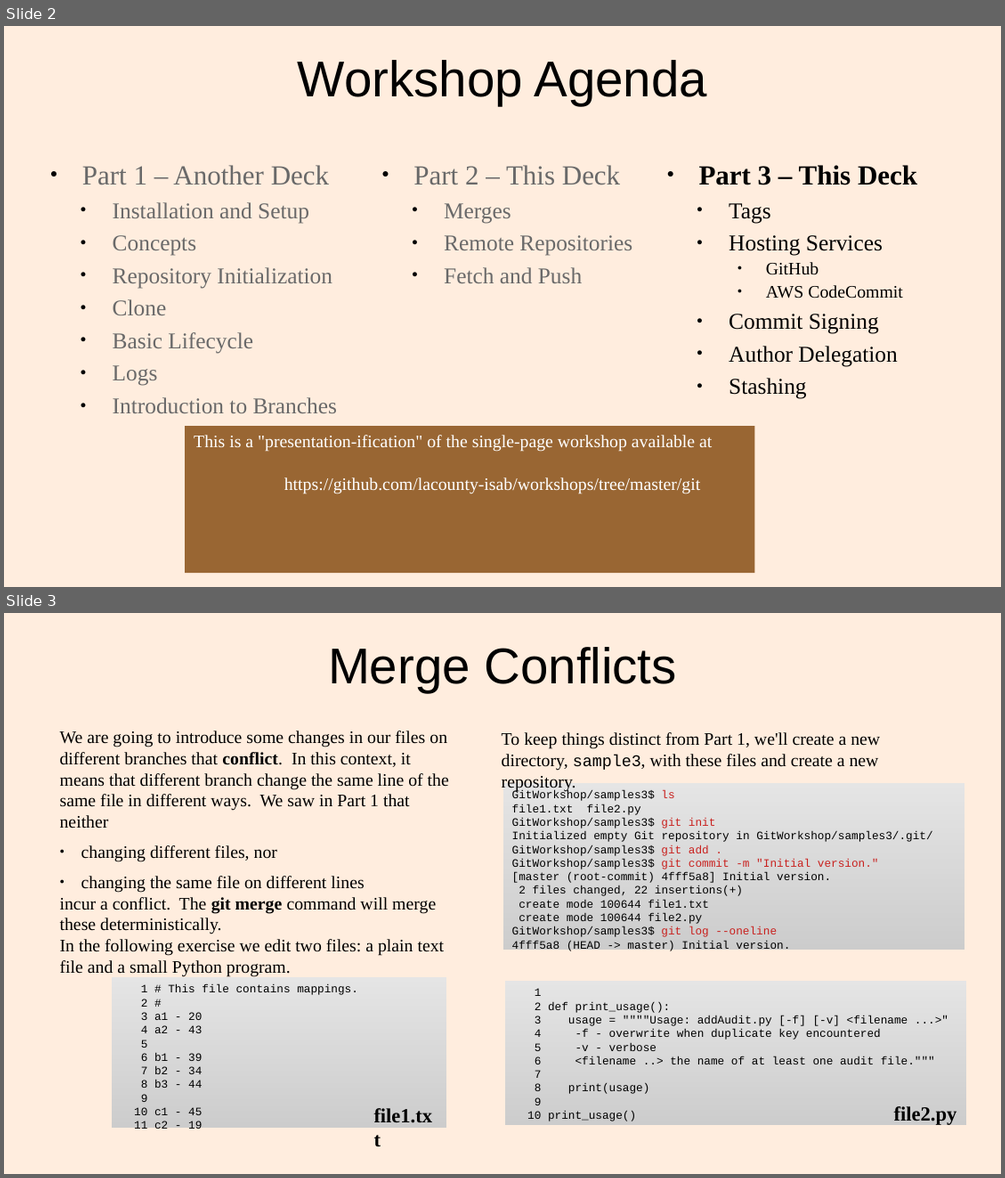
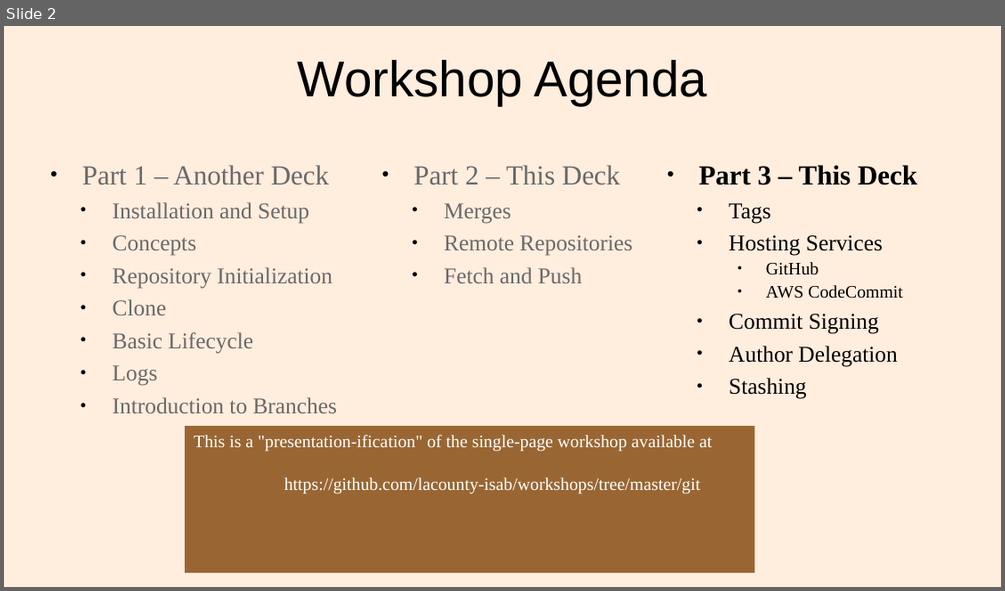
Before and after one commit to lacounty-isab/workshops, a slide deck: git/GitWorkshop3.odp. Shown one above the other, each under a label of ours: slides 2 and 3 before the commit, slide 2 after it. The pictures are 1005x1178 and 1005x591 pixels, drawn with LibreOffice and Linux fonts; fonts in the diff are those of the drawing. Boxes give left, top, right and bottom in pixels: in the first picture for what was removed or moved away, otherwise in the second. Text is boxed around its words. In the diff, an @@ line names an element or a change of style, - is before the commit and + after.

```diff
--- a/git/GitWorkshop3.odp
+++ b/git/GitWorkshop3.odp
@@ slide 3 removed at (4,613,1001,1174), background #FFEDDE @@
@@ title removed at (328,647,677,693) @@
-Merge Conflicts
@@ text removed at (60,730,449,977) @@
-We are going to introduce some changes in our files on different branches that conflict. In this context, it means that different branch change the same line of the same file in different ways. We saw in Part 1 that neither
-● changing different files, nor
-● changing the same file on different lines
-incur a conflict. The git merge command will merge these deterministically.
-In the following exercise we edit two files: a plain text file and a small Python program.
@@ text removed at (502,732,880,792) @@
-To keep things distinct from Part 1, we'll create a new directory, sample3, with these files and create a new repository.
@@ rectangle removed at (503,783,964,949) @@
-GitWorkshop/samples3$ ls
-file1.txt file2.py
-GitWorkshop/samples3$ git init
-Initialized empty Git repository in GitWorkshop/samples3/.git/
-GitWorkshop/samples3$ git add .
-GitWorkshop/samples3$ git commit -m "Initial version."
-[master (root-commit) 4fff5a8] Initial version.
-2 files changed, 22 insertions(+)
-create mode 100644 file1.txt
-create mode 100644 file2.py
-GitWorkshop/samples3$ git log --oneline
-4fff5a8 (HEAD -> master) Initial version.
@@ rectangle removed at (112,978,446,1127) @@
-1 # This file contains mappings.
-2 #
-3 a1 - 20
-4 a2 - 43
-5
-6 b1 - 39
-7 b2 - 34
-8 b3 - 44
-9
-10 c1 - 45
-11 c2 - 19
@@ rectangle removed at (505,981,966,1126) @@
-1
-2 def print_usage():
-3 usage = """"Usage: addAudit.py [-f] [-v] <filename ...>"
-4 -f - overwrite when duplicate key encountered
-5 -v - verbose
-6 <filename ..> the name of at least one audit file."""
-7
-8 print(usage)
-9
-10 print_usage()
@@ text removed at (374,1108,433,1123) @@
-file1.txt
@@ text removed at (894,1106,957,1126) @@
-file2.py
```
Also in this commit, not shown: 1 slide added, 6 other slides removed, 3 other files.
